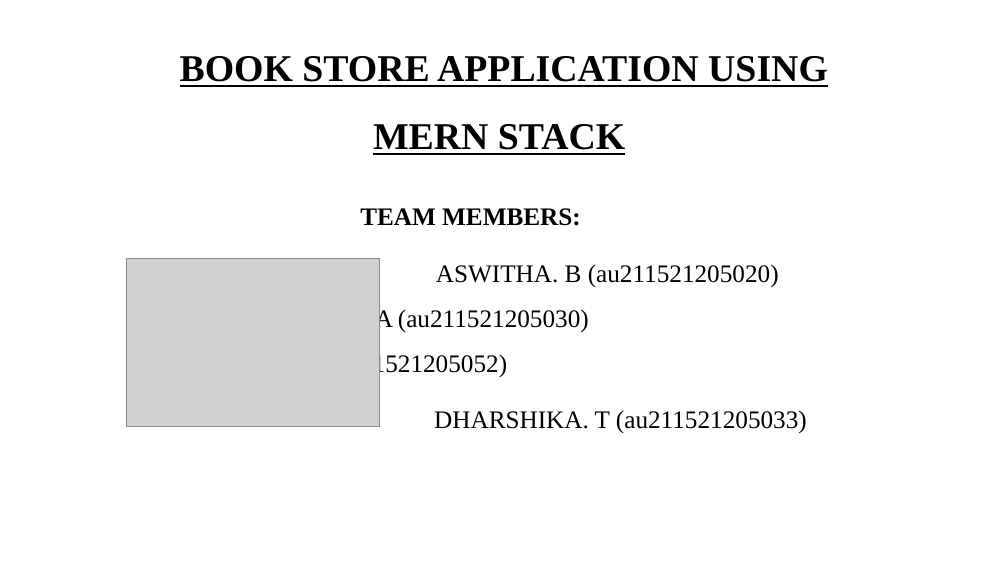
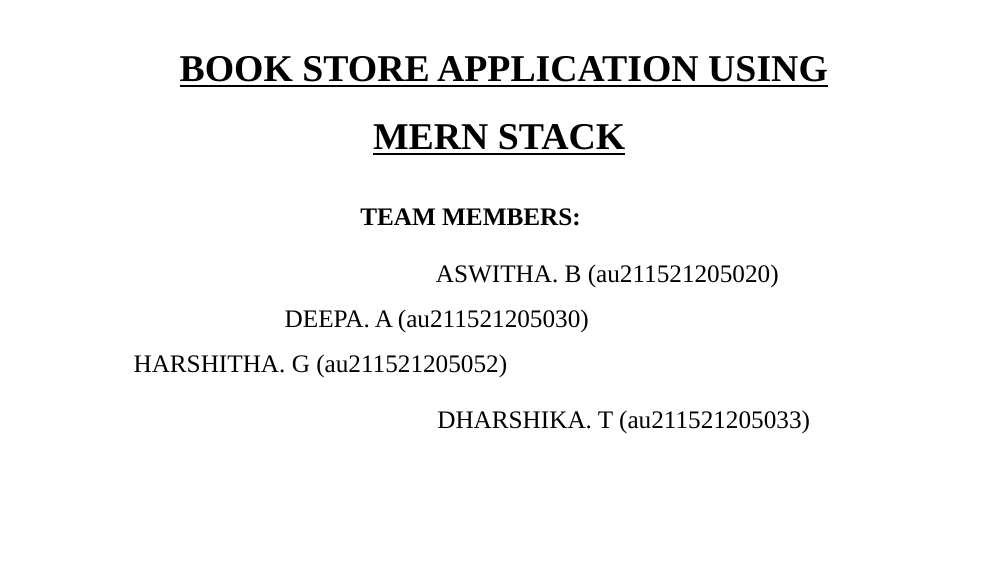
Before and after one commit to HarshithaGurumurthy/MongoDB_MERNstack, a slide deck: slide 1 of BOOK STORE APPLICATION USING MERN STACK.pptx. Drawn at 1008x567 pixels with LibreOffice and Linux fonts; fonts in the diff are those of the drawing; grey boxes stand for pictures. Boxes give left, top, right and bottom in pixels: in the first picture for what was removed or moved away, otherwise in the second. Text is boxed around its words. In the diff, an @@ line names an element or a change of style, - is before the commit and + after.

```diff
--- a/BOOK STORE APPLICATION USING MERN STACK.pptx
+++ b/BOOK STORE APPLICATION USING MERN STACK.pptx
@@ subtitle "TEAM MEMBERS:" rewrapped from bbox=[316, 208, 807, 433] to bbox=[134, 208, 810, 433] @@
@@ picture removed at bbox=[126, 259, 380, 427] @@
```
Also in this commit, not shown: 3 slides added.
